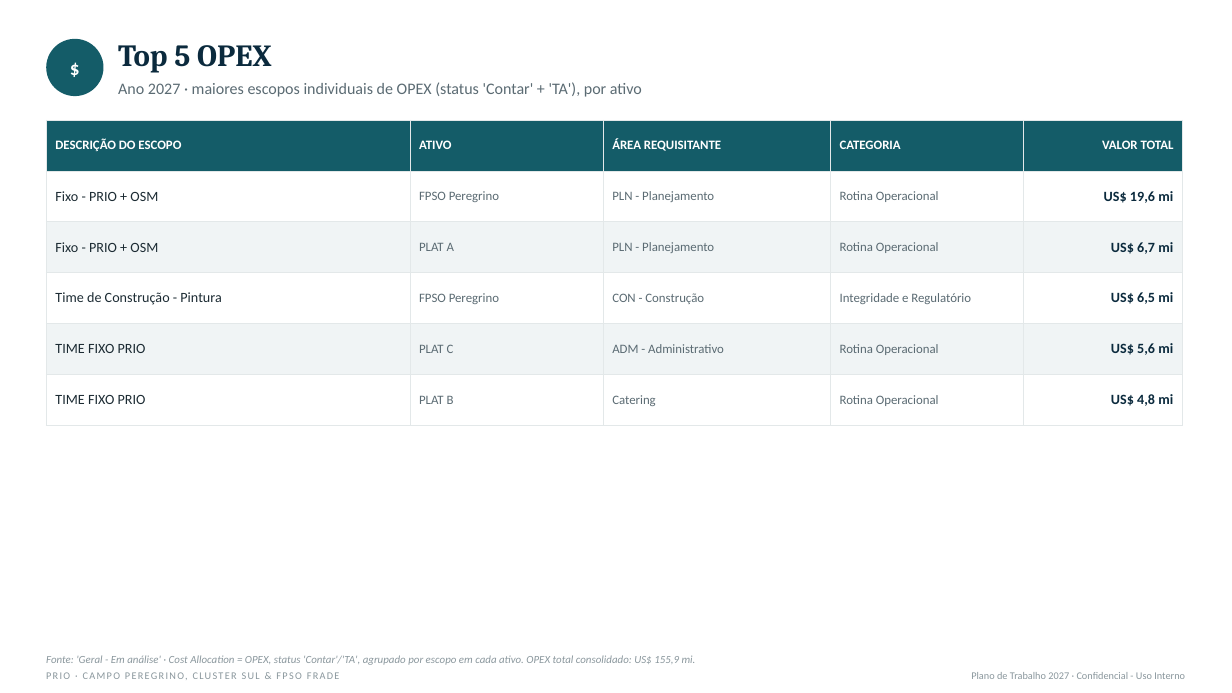
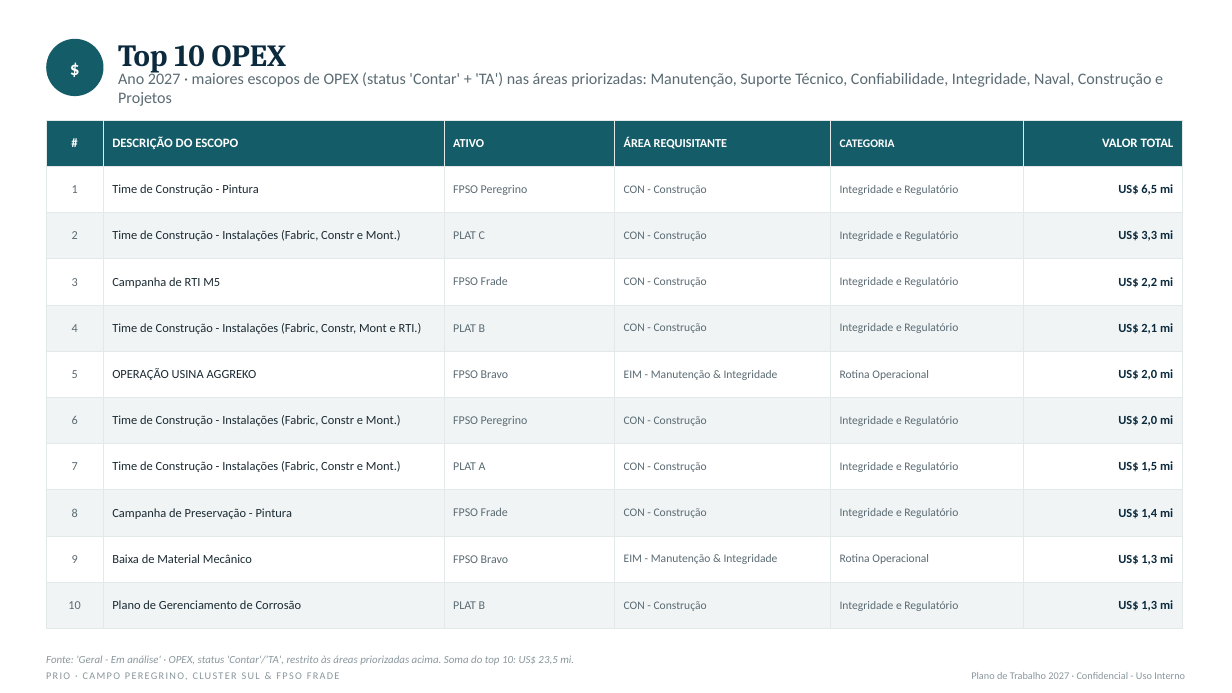
Before and after one commit to LucasRibaas/Planejamento, a slide deck: slide 4 of PRIO_Top_CAPEX_OPEX_Despriorizados_2027.pptx. Drawn at 1232x693 pixels with LibreOffice and Linux fonts; fonts in the diff are those of the drawing. Boxes give left, top, right and bottom in pixels: in the first picture for what was removed or moved away, otherwise in the second. Text is boxed around its words. In the diff, an @@ line names an element or a change of style, - is before the commit and + after.

```diff
--- a/PRIO_Top_CAPEX_OPEX_Despriorizados_2027.pptx
+++ b/PRIO_Top_CAPEX_OPEX_Despriorizados_2027.pptx
@@ text at <box>118,45,286,73</box>: text changed @@
-Top 5 OPEX
+Top 10 OPEX
@@ text at <box>118,71,1163,106</box>: text changed @@
-Ano 2027 · maiores escopos individuais de OPEX (status 'Contar' + 'TA'), por ativo
+Ano 2027 · maiores escopos de OPEX (status 'Contar' + 'TA') nas áreas priorizadas: Manutenção, Suporte Técnico, Confiabilidade, Integridade, Naval, Construção e Projetos
@@ table at <box>46,120,1182,615</box> @@
-DESCRIÇÃO DO ESCOPO | ATIVO | ÁREA REQUISITANTE | CATEGORIA | VALOR TOTAL
-Fixo - PRIO + OSM | FPSO Peregrino | PLN - Planejamento | Rotina Operacional | US$ 19,6 mi
-Fixo - PRIO + OSM | PLAT A | PLN - Planejamento | Rotina Operacional | US$ 6,7 mi
-Time de Construção - Pintura | FPSO Peregrino | CON - Construção | Integridade e Regulatório | US$ 6,5 mi
-TIME FIXO PRIO | PLAT C | ADM - Administrativo | Rotina Operacional | US$ 5,6 mi
-TIME FIXO PRIO | PLAT B | Catering | Rotina Operacional | US$ 4,8 mi
+# | DESCRIÇÃO DO ESCOPO | ATIVO | ÁREA REQUISITANTE | CATEGORIA | VALOR TOTAL
+1 | Time de Construção - Pintura | FPSO Peregrino | CON - Construção | Integridade e Regulatório | US$ 6,5 mi
+2 | Time de Construção - Instalações (Fabric, Constr e Mont.) | PLAT C | CON - Construção | Integridade e Regulatório | US$ 3,3 mi
+3 | Campanha de RTI M5 | FPSO Frade | CON - Construção | Integridade e Regulatório | US$ 2,2 mi
+4 | Time de Construção - Instalações (Fabric, Constr, Mont e RTI.) | PLAT B | CON - Construção | Integridade e Regulatório | US$ 2,1 mi
+5 | OPERAÇÃO USINA AGGREKO | FPSO Bravo | EIM - Manutenção & Integridade | Rotina Operacional | US$ 2,0 mi
+6 | Time de Construção - Instalações (Fabric, Constr e Mont.) | FPSO Peregrino | CON - Construção | Integridade e Regulatório | US$ 2,0 mi
+7 | Time de Construção - Instalações (Fabric, Constr e Mont.) | PLAT A | CON - Construção | Integridade e Regulatório | US$ 1,5 mi
+8 | Campanha de Preservação - Pintura | FPSO Frade | CON - Construção | Integridade e Regulatório | US$ 1,4 mi
+9 | Baixa de Material Mecânico | FPSO Bravo | EIM - Manutenção & Integridade | Rotina Operacional | US$ 1,3 mi
+10 | Plano de Gerenciamento de Corrosão | PLAT B | CON - Construção | Integridade e Regulatório | US$ 1,3 mi
@@ text at <box>46,655,574,665</box>: text changed @@
-Fonte: 'Geral - Em análise' · Cost Allocation = OPEX, status 'Contar'/'TA', agrupado por escopo em cada ativo. OPEX total consolidado: US$ 155,9 mi.
+Fonte: 'Geral - Em análise' · OPEX, status 'Contar'/'TA', restrito às áreas priorizadas acima. Soma do top 10: US$ 23,5 mi.
```
